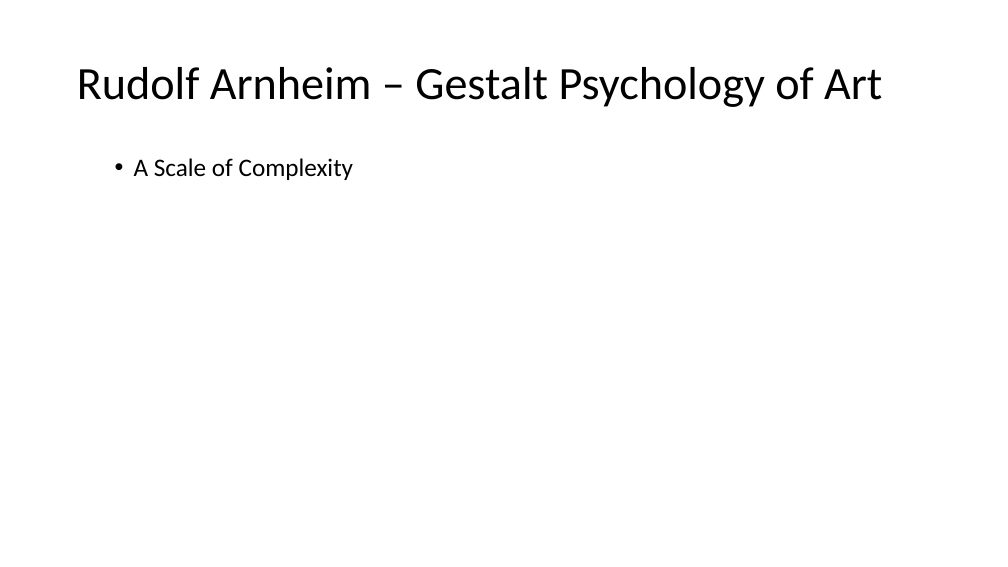
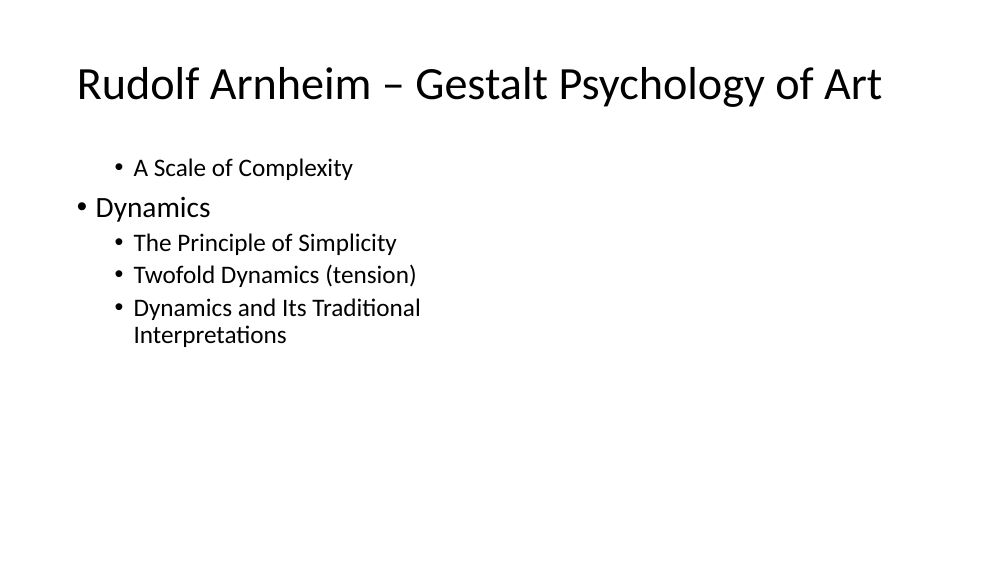
Before and after one commit to PatriciaXiao/Conclusion, a slide deck: slide 16 of Conclusion.pptx. Drawn at 1008x567 pixels with LibreOffice and Linux fonts; fonts in the diff are those of the drawing. Boxes give left, top, right and bottom in pixels: in the first picture for what was removed or moved away, otherwise in the second. Text is boxed around its words. In the diff, an @@ line names an element or a change of style, - is before the commit and + after.

```diff
--- a/Conclusion.pptx
+++ b/Conclusion.pptx
@@ text at box(96, 197, 420, 347): paragraphs added @@
+• Dynamics
+  • The Principle of Simplicity
+  • Twofold Dynamics (tension)
+  • Dynamics and Its Traditional Interpretations
```
Also in this commit, not shown: 2 other files.
